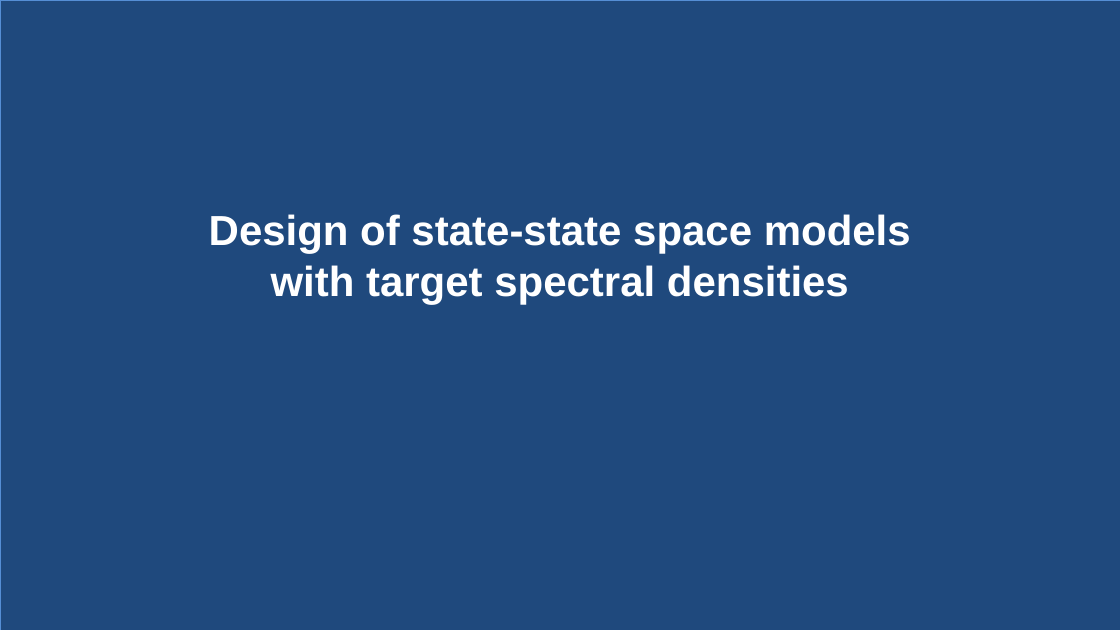
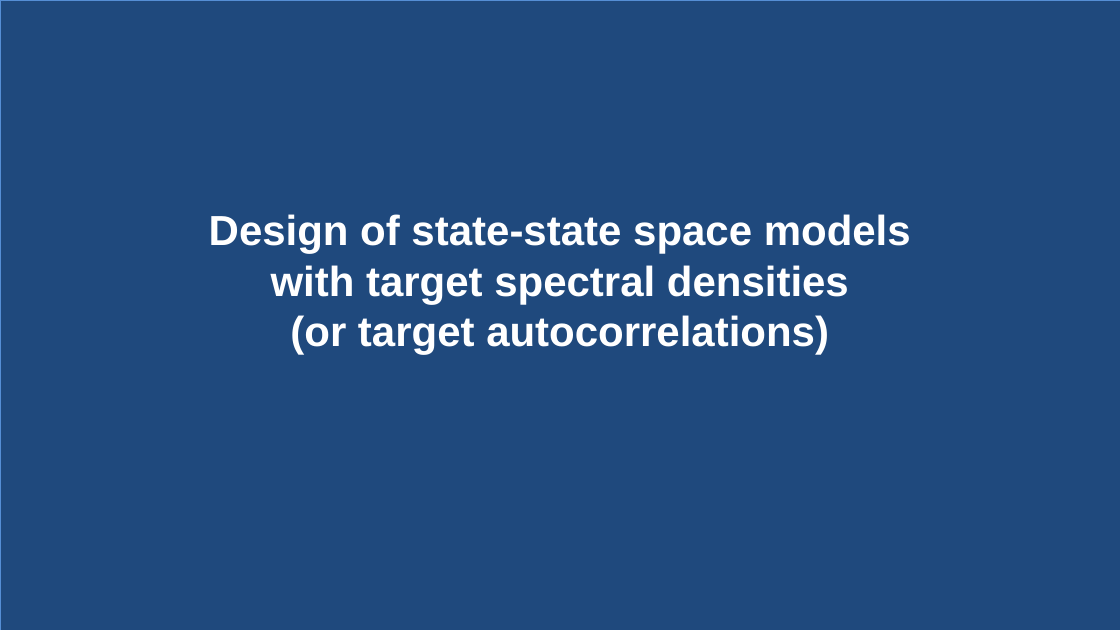
Before and after one commit to Oyvindwpetersen/ssm_tools, a slide deck: slide 1 of doc/Design_of_ssm_psd.pptx. Drawn at 1120x630 pixels with LibreOffice and Linux fonts; fonts in the diff are those of the drawing; background and template pictures are left out. Boxes give left, top, right and bottom in pixels: in the first picture for what was removed or moved away, otherwise in the second. Text is boxed around its words. In the diff, an @@ line names an element or a change of style, - is before the commit and + after.

```diff
--- a/doc/Design_of_ssm_psd.pptx
+++ b/doc/Design_of_ssm_psd.pptx
@@ title at box(209, 214, 911, 355): text changed @@
-Design of state-state space models
-with target spectral densities
+Design of state-state space models
+with target spectral densities
+(or target autocorrelations)
```
